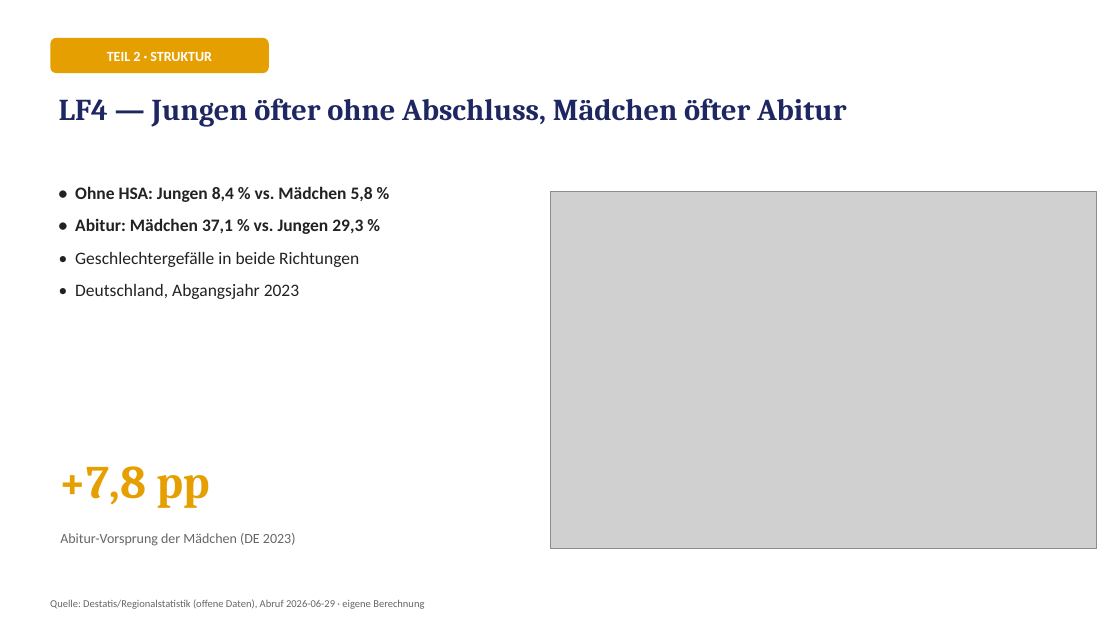
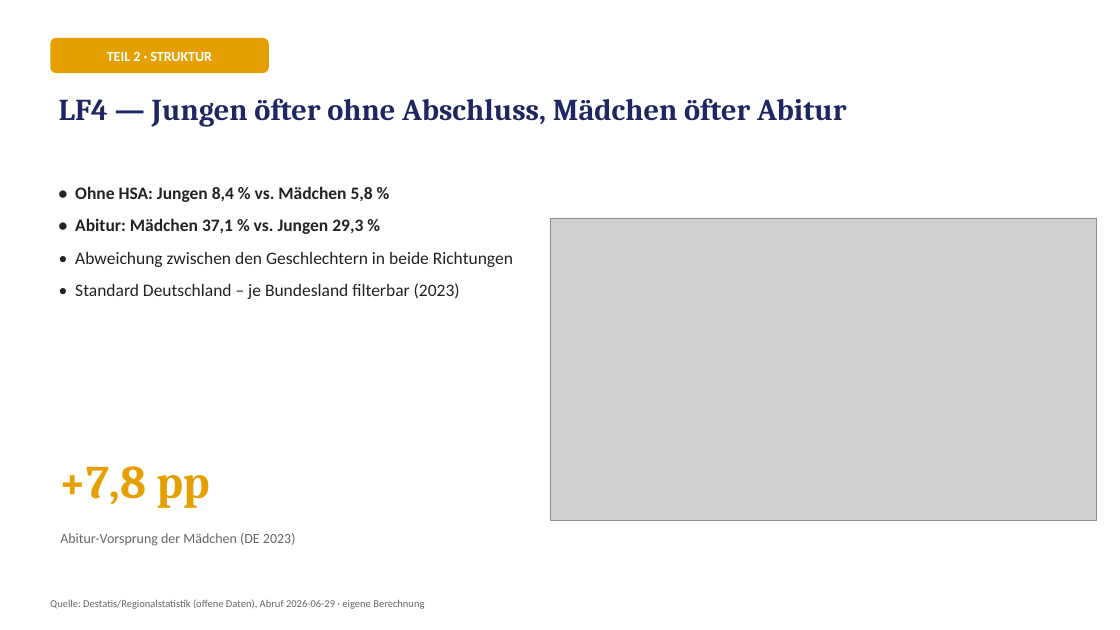
Before and after one commit to buddemax/schulabschluss-data-story-v2, a slide deck: slide 6 of Schulabschluss_DataStory_Praesentation.pptx. Drawn at 1120x630 pixels with LibreOffice and Linux fonts; fonts in the diff are those of the drawing; grey boxes stand for pictures. Boxes give left, top, right and bottom in pixels: in the first picture for what was removed or moved away, otherwise in the second. Text is boxed around its words. In the diff, an @@ line names an element or a change of style, - is before the commit and + after.

```diff
--- a/Schulabschluss_DataStory_Praesentation.pptx
+++ b/Schulabschluss_DataStory_Praesentation.pptx
@@ picture: place and size @@
-picture at box(550, 192, 1096, 549)
+picture at box(550, 218, 1096, 520)
@@ text at box(75, 252, 513, 299): text changed @@
-• Geschlechtergefälle in beide Richtungen
-• Deutschland, Abgangsjahr 2023
+• Abweichung zwischen den Geschlechtern in beide Richtungen
+• Standard Deutschland – je Bundesland filterbar (2023)
```
Also in this commit, not shown: 15 other files.
